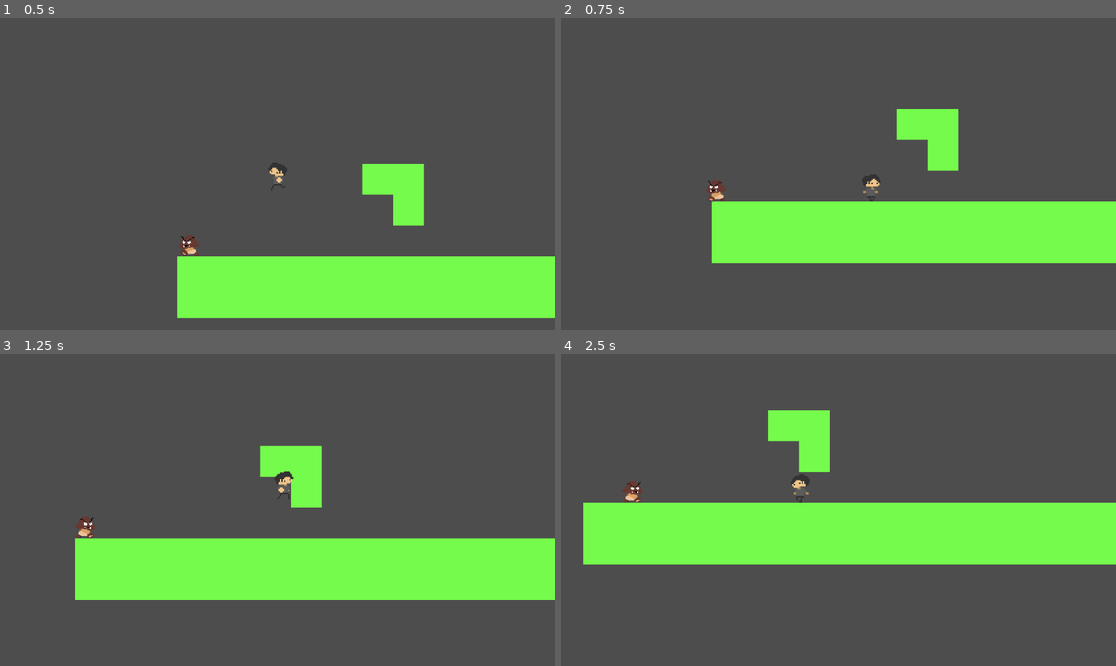
Above: before the commit, frames 1-4 (two rows, left to right).
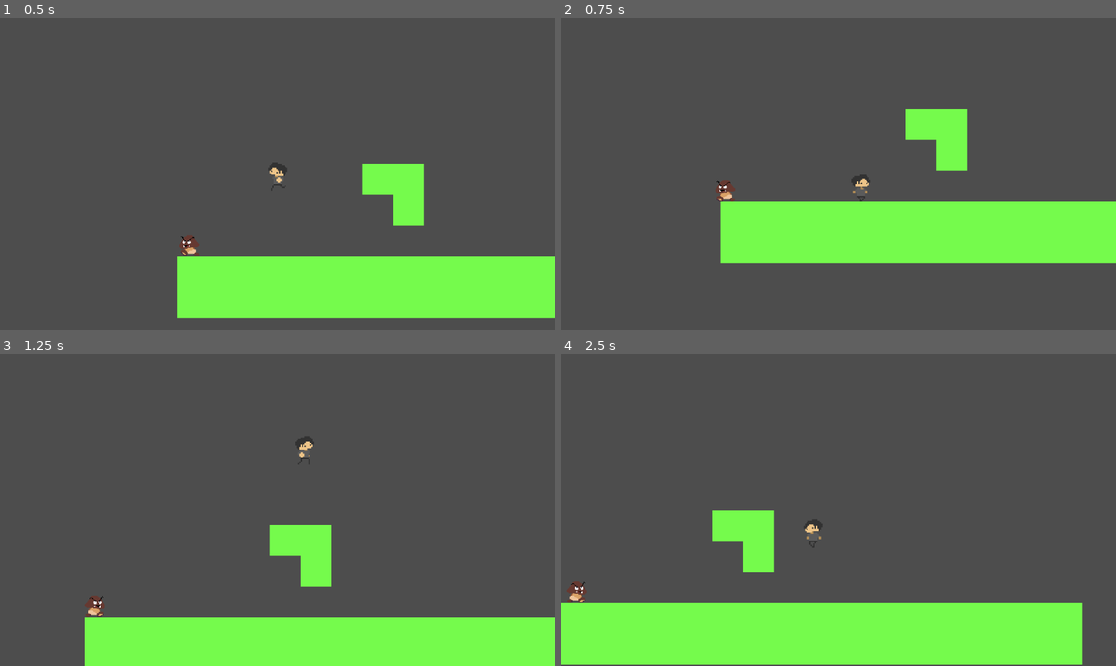
Above: after the commit, the same moments.

Repository: pneg/daydream
Game: Godot game, scene res://scenes/main.tscn
Same seed, same stepped clock (60 frames per second), same inputs: the game is played once before the commit and once after it.
Inputs:
- Up to frame 1 (0.5 s): no input
- Up to frame 2 (0.75 s): hold Right (right) from 0.53 s (still down)
- Up to frame 3 (1.25 s): keep holding Right (right); tap Up (jump) at 0.77 s
- Up to frame 4 (2.5 s): tap Up (jump) at 1.52 s; release Right (right) at 2.03 s; hold Left (left) from 2.03 s (still down)

Frame 1 is identical in both runs. In frame 2, 1.4% of the frame differs, in the area x 26-74%, y 29-79%; in frame 3, 32%; in frame 4, 38%, in the area x 0-100%, y 18-100%.

Commit message:
Adjust player speed and jump velocity

Diff:
--- a/scripts/player.gd
+++ b/scripts/player.gd
@@ -2,8 +2,8 @@
 
 @onready var animated_sprite = $AnimatedSprite2D
 
-const SPEED = 600.0
-const JUMP_VELOCITY = -400.0
+const SPEED = 400.0
+const JUMP_VELOCITY = -900.0
 
 
 func _physics_process(delta: float) -> void:
@@ -21,7 +21,7 @@
 	if direction:
 		velocity.x = direction * SPEED
 	else:
-		velocity.x = move_toward(velocity.x, 0, SPEED)
+		velocity.x = move_toward(velocity.x, 0, 60)
 
 	# Animation
 	if direction < 0:
